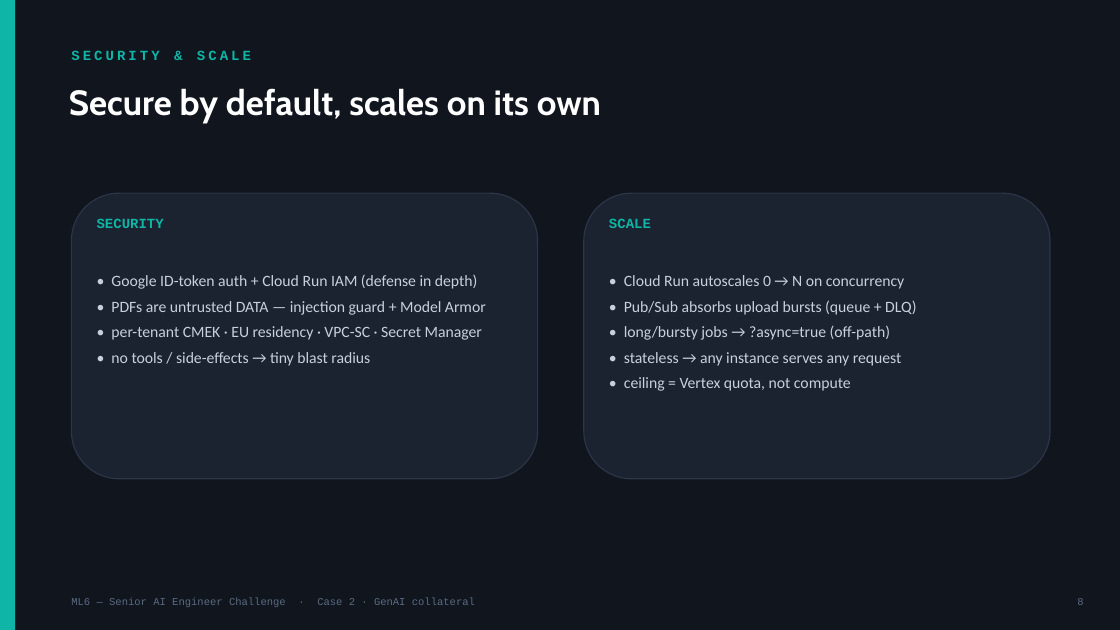
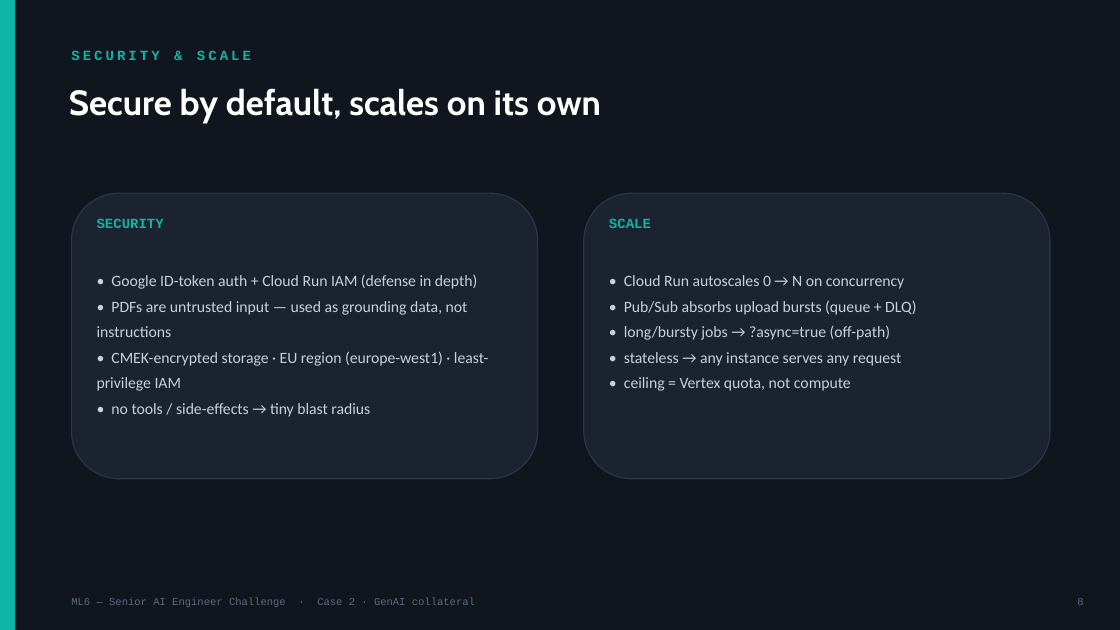
Before and after one commit to yashgpt2894/genai-marketing-collateral, a slide deck: slide 8 of Case2_GenAI_Collateral.pptx. Drawn at 1120x630 pixels with LibreOffice and Linux fonts; fonts in the diff are those of the drawing. Boxes give left, top, right and bottom in pixels: in the first picture for what was removed or moved away, otherwise in the second. Text is boxed around its words. In the diff, an @@ line names an element or a change of style, - is before the commit and + after.

Commit message:
Deck: drop unbuilt-feature claims + 100%-grounded overclaim, correct CMEK/EU wording [skip ci]
- Parse worker box: Document AI -> PyMuPDF (what's actually used).
- Removed Model Armor / VPC-SC / Secret Manager from security claims (not provisioned).
- 'per-tenant CMEK' -> 'CMEK'; 'EU residency' -> 'EU-region storage' (bucket + Firestore are europe-west1, verified; per-tenant/full-residency stay on the roadmap slide).
- Removed the 'live run: 100% grounded / 5-5 within limits' chip + the matching slide-9 tiles (single-run overclaim).
Deck-only change, no app code.

```diff
--- a/Case2_GenAI_Collateral.pptx
+++ b/Case2_GenAI_Collateral.pptx
@@ text at <box>97,301,488,391</box>: text changed @@
-• PDFs are untrusted DATA — injection guard + Model Armor
-• per-tenant CMEK · EU residency · VPC-SC · Secret Manager
+• PDFs are untrusted input — used as grounding data, not instructions
+• CMEK-encrypted storage · EU region (europe-west1) · least-privilege IAM
```
Also in this commit, not shown: 3 other slides changed, 1 other file.
